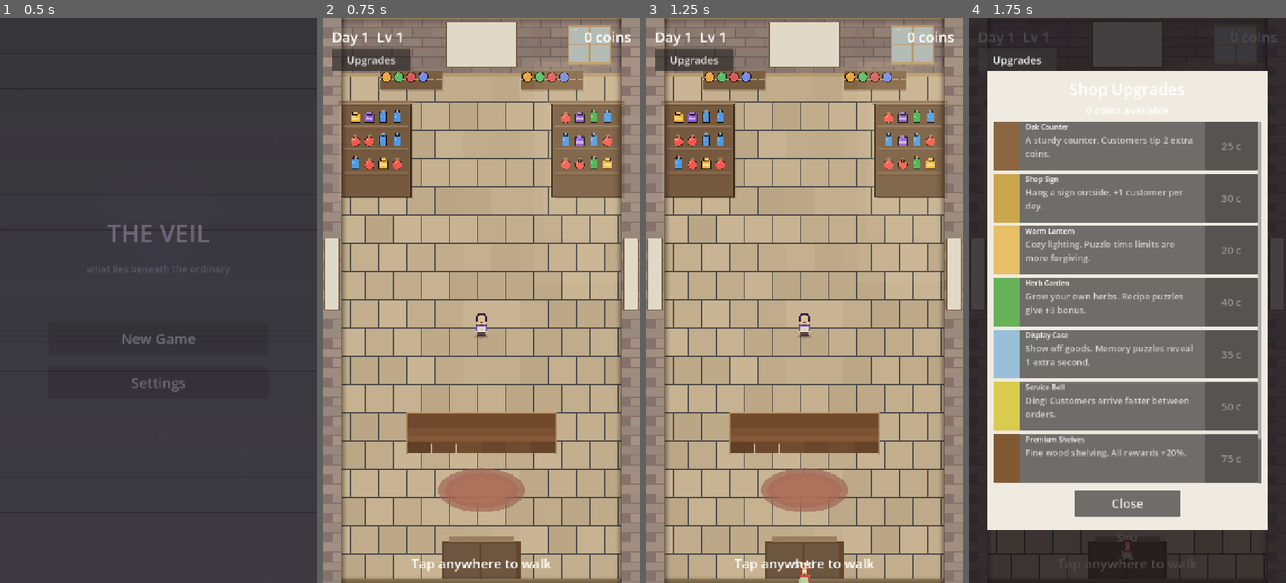
Above: before the commit, frames 1-4 (left to right).
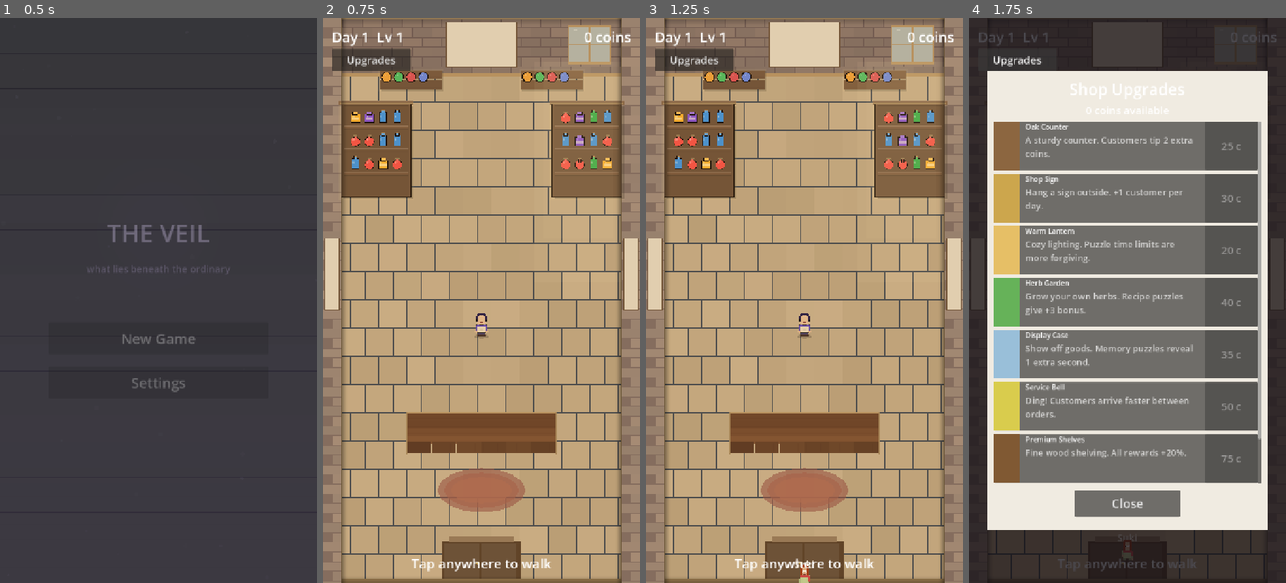
Above: after the commit, the same moments.

Repository: nkongecraig-max/theveil
Game: Godot game, scene res://scenes/main/main_menu.tscn
The game is run twice, just before and just after one commit, with the same random seed, the same clock (stepped at 60 frames per second) and the same inputs.
Inputs:
- Up to frame 1 (0.5 s): no input
- Up to frame 2 (0.75 s): click "New Game" at 0.5 s
- Up to frame 3 (1.25 s): no input
- Up to frame 4 (1.75 s): click "Upgrades" at 1.25 s

Frame 1 is identical in both runs. In frame 2, 0.5% of the frame differs, in the area x 9-91%, y 2-27%; in frame 3, 0.5%, in the area x 9-91%, y 2-99%; in frame 4, less than 0.1%.

Commit message:
Add day/night cycle, tap juice, and day summary polish
Day/night: CanvasModulate tints scene warm→cool as customers are served.
Tap juice: Expanding rings + burst particles on shelf/counter/floor taps,
golden coin pop on order completion.
Day summary: Tween animations (panel scale + dimmer fade), animated coin
counter, star rating, smooth close with morning reset.

Co-Authored-By: Claude Opus 4.6 <noreply@anthropic.com>

Diff:
--- a/scripts/shop/customer_manager.gd
+++ b/scripts/shop/customer_manager.gd
@@ -6,6 +6,7 @@
 signal customer_waiting(customer_data: Dictionary)
 signal order_filled(reward: int)
 signal day_complete
+signal day_progress(progress: float)
 
 var customer_scene: PackedScene = preload("res://scenes/npcs/customer.tscn")
 var current_customer: CharacterBody2D = null
@@ -98,6 +99,7 @@
 
 func start_day() -> void:
 	customers_served_today = 0
+	day_progress.emit(0.0)
 	_spawn_next_customer()
 
 func _get_customers_for_today() -> int:
@@ -164,6 +166,8 @@
 func _on_customer_left(_customer: CharacterBody2D) -> void:
 	current_customer = null
 	customers_served_today += 1
+	var total = _get_customers_for_today()
+	day_progress.emit(float(customers_served_today) / float(total))
 	# Small delay before next customer (bell upgrade speeds it up)
 	var UpgradeShop = load("res://scripts/shop/upgrade_shop.gd")
 	var delay = 2.0 if not UpgradeShop.has_upgrade("bell") else 1.0
--- a/scripts/shop/shop.gd
+++ b/scripts/shop/shop.gd
@@ -14,6 +14,10 @@
 @onready var customer_manager: Node = $CustomerManager
 @onready var upgrade_shop: Control = $UI/UpgradeShop
 @onready var upgrade_btn: Button = $UI/UpgradeBtn
+
+var day_night: CanvasModulate = null
+var tap_juice: Node2D = null
+var coins_earned_today: int = 0
 
 # Shelf data
 var shelf_items: Dictionary = {
@@ -57,6 +61,7 @@
 	customer_manager.init(self)
 	customer_manager.order_filled.connect(_on_order_filled)
 	customer_manager.day_complete.connect(_on_day_complete)
+	customer_manager.day_progress.connect(_on_day_progress)
 	Analytics.track_event("scene_entered", {"scene": "shop"})
 	_restore_visual_upgrades()
 	print("[Shop] Welcome to your shop. Day %d." % GameManager.current_day)
@@ -77,6 +82,8 @@
 
 	# Priority 1: Did they tap the counter? (and is player close enough?)
 	if counter_zone.has_point(tap_pos):
+		if tap_juice:
+			tap_juice.spawn_tap(tap_pos, Color(0.9, 0.75, 0.4))
 		var dist = player.global_position.distance_to(counter_zone.get_center())
 		if dist < INTERACT_DISTANCE:
 			if _try_serve_customer():
@@ -89,6 +96,8 @@
 	for shelf_id in shelf_zones:
 		var zone: Rect2 = shelf_zones[shelf_id]
 		if zone.has_point(tap_pos):
+			if tap_juice:
+				tap_juice.spawn_tap(tap_pos, Color(0.6, 0.9, 0.5))
 			var dist = player.global_position.distance_to(zone.get_center())
 			if dist < INTERACT_DISTANCE:
 				inventory_panel.open_panel(shelf_id, shelf_items[shelf_id])
@@ -98,6 +107,8 @@
 			return
 
 	# Priority 3: Nothing special tapped — just walk there
+	if tap_juice:
+		tap_juice.spawn_tap(tap_pos, Color(1.0, 1.0, 1.0, 0.4))
 	player.move_to(tap_pos)
 
 func _try_serve_customer() -> bool:
@@ -134,7 +145,16 @@
 	pass
 
 func _on_order_filled(reward: int) -> void:
+	coins_earned_today += reward
+	if tap_juice:
+		tap_juice.spawn_coin_pop(Vector2(360, 900))
 	print("[Shop] Order filled! Earned %d coins." % reward)
+
+func _on_day_progress(progress: float) -> void:
+	if day_night:
+		day_night.set_progress(progress)
+	if progress == 0.0:
+		coins_earned_today = 0
 
 func _on_day_complete() -> void:
 	print("[Shop] All customers served! Day %d complete." % GameManager.current_day)
@@ -143,17 +163,55 @@
 	_show_day_summary()
 
 func _show_day_summary() -> void:
-	# Show a brief day-end summary before next day starts
 	var summary = $UI/DaySummary
 	summary.visible = true
 	var prev_day = GameManager.current_day - 1
+	var served = customer_manager.customers_served_today
+
+	# --- Text content ---
 	summary.get_node("DayText").text = "Day %d Complete" % prev_day
-	summary.get_node("CoinsText").text = "%d coins  |  Level %d" % [GameManager.player_coins, GameManager.player_level]
+	summary.get_node("CoinsText").text = ""
+
+	# --- Animate panel slide in ---
+	var panel = summary.get_node("Panel")
+	var dimmer = summary.get_node("Dimmer")
+	dimmer.modulate.a = 0.0
+	panel.scale = Vector2(0.8, 0.8)
+	panel.pivot_offset = panel.size / 2
+	var show_tween = create_tween().set_parallel(true)
+	show_tween.tween_property(dimmer, "modulate:a", 1.0, 0.3)
+	show_tween.tween_property(panel, "scale", Vector2(1.0, 1.0), 0.35).set_ease(Tween.EASE_OUT).set_trans(Tween.TRANS_BACK)
+
+	# --- Animated coin counter ---
+	var coins_label_node = summary.get_node("CoinsText")
+	show_tween.chain().tween_method(func(val: int):
+		coins_label_node.text = "+%d coins  |  %d total  |  Lv %d" % [val, GameManager.player_coins, GameManager.player_level]
+	, 0, coins_earned_today, 0.6)
+
+	# --- Star rating (1-3 stars based on served count) ---
+	var stars = 1
+	if served >= 4:
+		stars = 3
+	elif served >= 3:
+		stars = 2
+	if not summary.has_node("StarsLabel"):
+		var slbl = Label.new()
+		slbl.name = "StarsLabel"
+		slbl.horizontal_alignment = HORIZONTAL_ALIGNMENT_CENTER
+		slbl.add_theme_font_size_override("font_size", 44)
+		slbl.position = Vector2(110, 460)
+		slbl.size = Vector2(500, 50)
+		summary.add_child(slbl)
+	var star_text = ""
+	for i in stars:
+		star_text += "*"
+	summary.get_node("StarsLabel").text = star_text
+
+	# --- Buttons ---
 	summary.get_node("NextBtn").pressed.connect(func():
-		summary.visible = false
-		customer_manager.start_day()
+		_close_day_summary(summary)
 	, CONNECT_ONE_SHOT)
-	# Add shop upgrades button to summary if not already there
+
 	if not summary.has_node("UpgradeBtn"):
 		var ubtn = Button.new()
 		ubtn.name = "UpgradeBtn"
@@ -165,11 +223,24 @@
 		ubtn.pressed.connect(func():
 			summary.visible = false
 			upgrade_shop.open_panel()
-			# When upgrade shop closes, re-show summary
 			upgrade_shop.panel_closed.connect(func():
 				_show_day_summary()
 			, CONNECT_ONE_SHOT)
 		)
+
+func _close_day_summary(summary: Control) -> void:
+	var panel = summary.get_node("Panel")
+	var dimmer = summary.get_node("Dimmer")
+	var close_tween = create_tween().set_parallel(true)
+	close_tween.tween_property(dimmer, "modulate:a", 0.0, 0.25)
+	close_tween.tween_property(panel, "scale", Vector2(0.7, 0.7), 0.2).set_ease(Tween.EASE_IN).set_trans(Tween.TRANS_BACK)
+	close_tween.chain().tween_callback(func():
+		summary.visible = false
+		# Reset to morning and start new day
+		if day_night:
+			day_night.snap_to_morning()
+		customer_manager.start_day()
+	)
 
 func _setup_visuals() -> void:
 	# Add procedural shop background (draws behind everything)
@@ -206,6 +277,17 @@
 	pv.name = "PlayerArt"
 	pv.set_script(load("res://scripts/visual/player_visual.gd"))
 	player.add_child(pv)
+	# Day/night cycle (CanvasModulate tints entire scene)
+	day_night = CanvasModulate.new()
+	day_night.name = "DayNightCycle"
+	day_night.set_script(load("res://scripts/visual/day_night_cycle.gd"))
+	add_child(day_night)
+	# Tap feedback effects (draws on top of everything in game world)
+	tap_juice = Node2D.new()
+	tap_juice.name = "TapJuice"
+	tap_juice.z_index = 50
+	tap_juice.set_script(load("res://scripts/visual/tap_juice.gd"))
+	add_child(tap_juice)
 
 func _setup_collisions() -> void:
 	var player_shape = RectangleShape2D.new()
--- /dev/null
+++ b/scripts/visual/day_night_cycle.gd
@@ -0,0 +1,32 @@
+extends CanvasModulate
+
+## DayNightCycle - Tints the shop based on customer progress through the day.
+## Morning=warm gold, Midday=neutral, Evening=warm orange, Night=cool blue.
+
+var current_progress: float = 0.0
+
+# Color keyframes
+var morning_color := Color(1.0, 0.95, 0.88)
+var midday_color := Color(1.0, 1.0, 1.0)
+var evening_color := Color(1.0, 0.88, 0.78)
+var night_color := Color(0.78, 0.80, 0.95)
+
+func set_progress(progress: float) -> void:
+	var target = clampf(progress, 0.0, 1.0)
+	var tween = create_tween()
+	tween.tween_method(_apply_progress, current_progress, target, 1.2)
+	current_progress = target
+
+func _apply_progress(p: float) -> void:
+	if p < 0.2:
+		color = morning_color.lerp(midday_color, p / 0.2)
+	elif p < 0.55:
+		color = midday_color
+	elif p < 0.8:
+		color = midday_color.lerp(evening_color, (p - 0.55) / 0.25)
+	else:
+		color = evening_color.lerp(night_color, (p - 0.8) / 0.2)
+
+func snap_to_morning() -> void:
+	current_progress = 0.0
+	color = morning_color
--- /dev/null
+++ b/scripts/visual/tap_juice.gd
@@ -0,0 +1,90 @@
+extends Node2D
+
+## TapJuice - Visual feedback when tapping interactive elements.
+## Expanding rings + burst particles at tap location.
+
+var effects: Array[Dictionary] = []
+
+func spawn_tap(pos: Vector2, tap_color: Color = Color(1.0, 0.9, 0.5, 0.8)) -> void:
+	# Ring effect
+	effects.append({
+		"type": "ring",
+		"pos": pos,
+		"radius": 8.0,
+		"max_radius": 45.0,
+		"alpha": 0.8,
+		"color": tap_color,
+		"speed": 140.0,
+	})
+	# Burst particles
+	var count = 7
+	for i in count:
+		var angle = (float(i) / count) * TAU + randf_range(-0.2, 0.2)
+		var spd = randf_range(70, 130)
+		effects.append({
+			"type": "particle",
+			"pos": Vector2(pos),
+			"vel": Vector2(cos(angle), sin(angle)) * spd,
+			"radius": randf_range(3.0, 6.0),
+			"alpha": 1.0,
+			"color": tap_color.lightened(0.25),
+		})
+	queue_redraw()
+
+func spawn_coin_pop(pos: Vector2) -> void:
+	# Golden coin particles that float up
+	for i in 5:
+		var ox = randf_range(-20, 20)
+		effects.append({
+			"type": "coin",
+			"pos": Vector2(pos.x + ox, pos.y),
+			"vel": Vector2(randf_range(-15, 15), randf_range(-120, -70)),
+			"radius": randf_range(4.0, 7.0),
+			"alpha": 1.0,
+			"color": Color(1.0, 0.85, 0.2),
+		})
+	queue_redraw()
+
+func _process(delta: float) -> void:
+	if effects.is_empty():
+		return
+	var to_remove: Array[int] = []
+	for i in effects.size():
+		var e = effects[i]
+		match e["type"]:
+			"ring":
+				e["radius"] += e["speed"] * delta
+				e["alpha"] -= delta * 2.5
+				if e["alpha"] <= 0 or e["radius"] >= e["max_radius"]:
+					to_remove.append(i)
+			"particle":
+				e["pos"] += e["vel"] * delta
+				e["vel"] *= 0.90
+				e["alpha"] -= delta * 3.0
+				if e["alpha"] <= 0:
+					to_remove.append(i)
+			"coin":
+				e["pos"] += e["vel"] * delta
+				e["vel"].y += 80.0 * delta  # gravity
+				e["alpha"] -= delta * 1.5
+				if e["alpha"] <= 0:
+					to_remove.append(i)
+	to_remove.reverse()
+	for idx in to_remove:
+		effects.remove_at(idx)
+	queue_redraw()
+
+func _draw() -> void:
+	for e in effects:
+		var c: Color = e["color"]
+		c.a = maxf(e["alpha"], 0.0)
+		match e["type"]:
+			"ring":
+				draw_arc(e["pos"], e["radius"], 0, TAU, 24, c, 3.0)
+			"particle":
+				draw_circle(e["pos"], e["radius"] * maxf(e["alpha"], 0.1), c)
+			"coin":
+				# Small golden circle with dark outline
+				var r: float = e["radius"]
+				draw_circle(e["pos"], r + 1, Color(0.4, 0.3, 0.1, c.a))
+				draw_circle(e["pos"], r, c)
